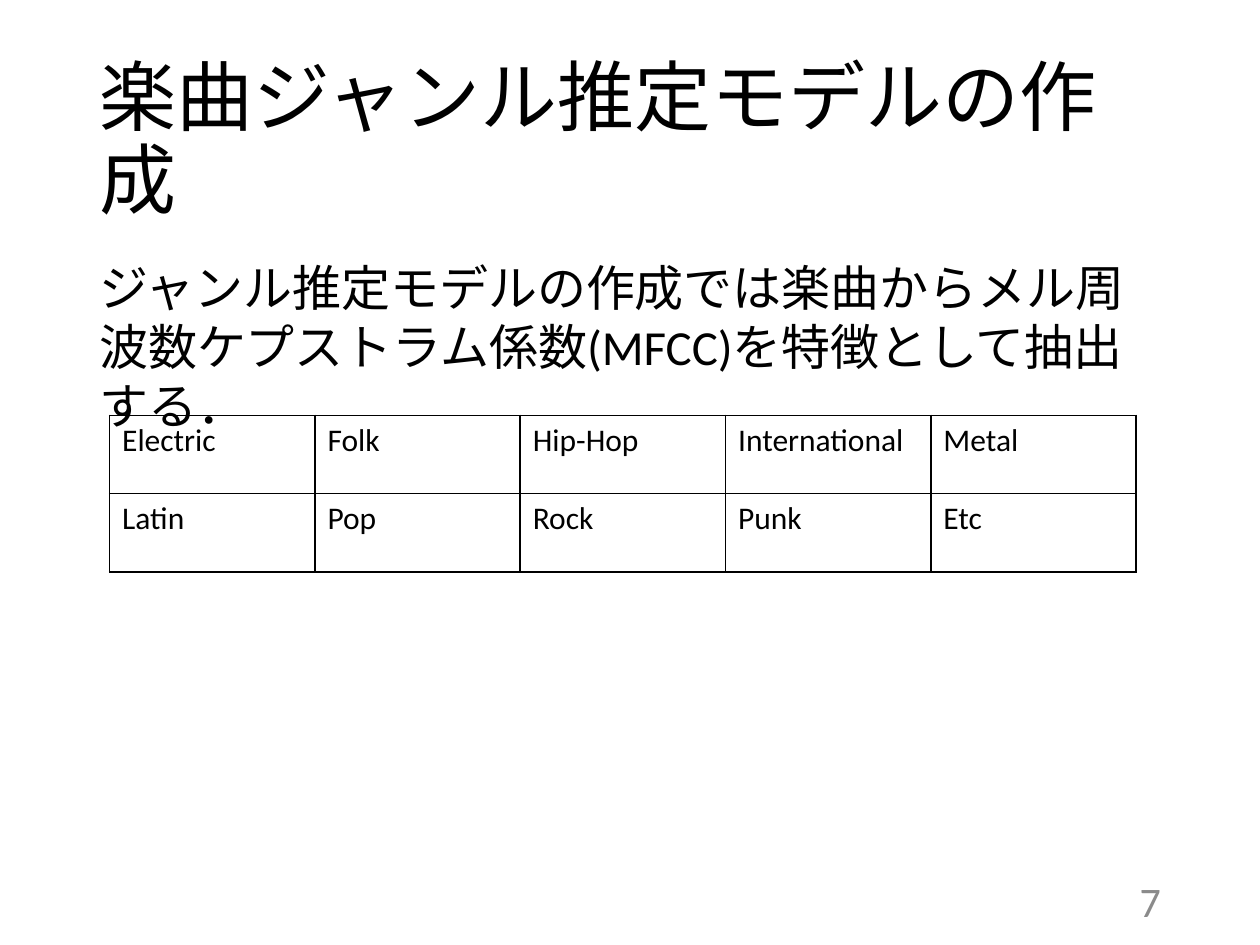
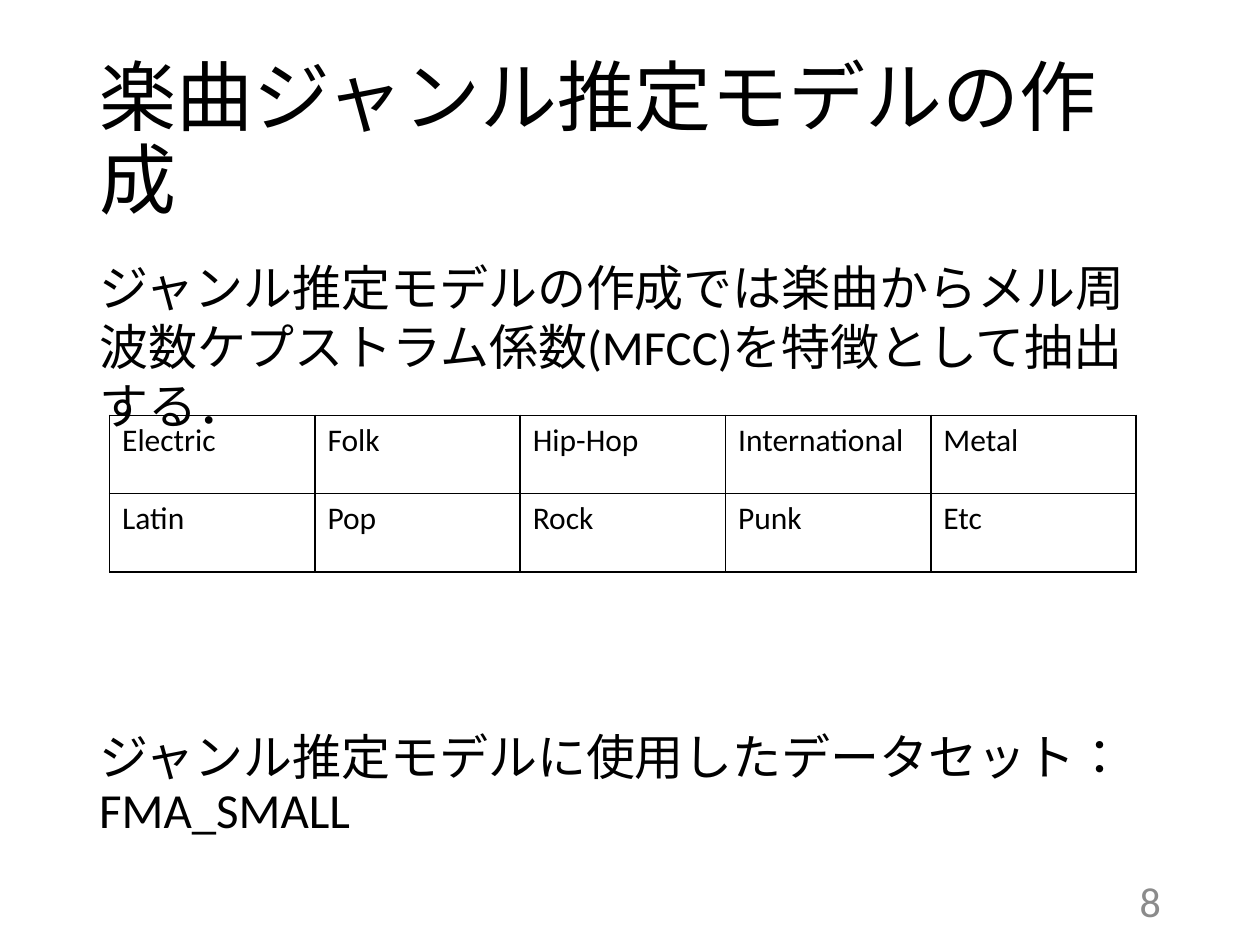
Before and after one commit to kait-takanolab/1821144-yoshii-thesis, a slide deck: slide 8 of 発表用スライド/1821144_卒研発表.pptx (slide 7 before the commit). Drawn at 1260x945 pixels with LibreOffice and Linux fonts; fonts in the diff are those of the drawing. Boxes give left, top, right and bottom in pixels: in the first picture for what was removed or moved away, otherwise in the second. Text is boxed around its words. In the diff, an @@ line names an element or a change of style, - is before the commit and + after.

```diff
--- a/発表用スライド/1821144_卒研発表.pptx
+++ b/発表用スライド/1821144_卒研発表.pptx
@@ text at box(99, 733, 1124, 835): paragraph added @@
+ジャンル推定モデルに使用したデータセット：FMA_SMALL
@@ page number at box(1140, 888, 1161, 917): text changed @@
-7
+8
```
Also in this commit, not shown: 4 other slides changed, 1 slide removed.
